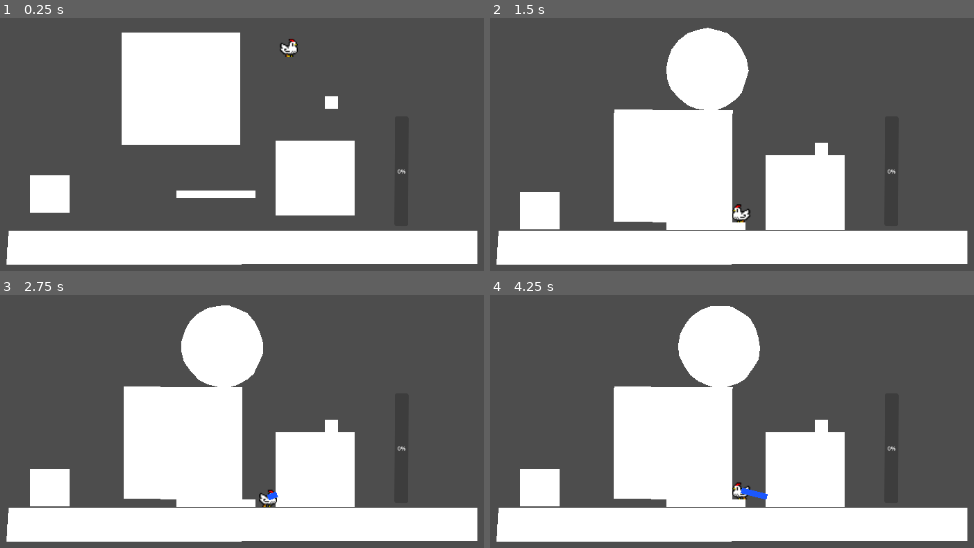
Above: before the commit, frames 1-4 (two rows, left to right).
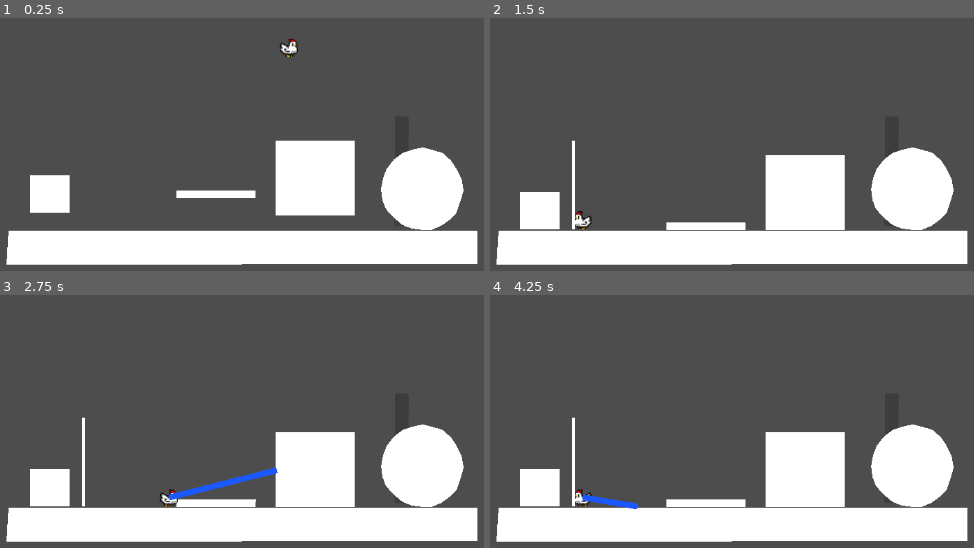
Above: after the commit, the same moments.

Repository: mgi-dev/size-them-up
Game: Godot game, scene res://scenes/main.tscn
Same seed, same stepped clock (60 frames per second), same inputs: the game is played once before the commit and once after it.
Inputs (mouse positions are in pixels of both pictures, inside the frame that each line leads up to):
- Up to frame 1 (0.25 s): no input
- Up to frame 2 (1.5 s): move the mouse to (outside the picture) at 0.52 s; hold Right mouse button (size_down) 0.53-1.28 s; hold A (player_move_right) from 0.53 s (still down); tap Space (player_jump) at 0.77 s; move the mouse to (722, 265) at 1.27 s; click (722, 265) at 1.35 s
- Up to frame 3 (2.75 s): tap Space (player_jump) at 1.52 s; move the mouse to (474, 421) at 2.02 s; release A (player_move_right) at 2.03 s; hold D (player_move_left) from 2.03 s (still down); hold Right mouse button (size_down) from 2.03 s (still down)
- Up to frame 4 (4.25 s): move the mouse to (outside the picture) at 2.77 s; release D (player_move_left) at 2.78 s; release Right mouse button (size_down) at 2.78 s; hold A (player_move_right) from 2.78 s (still down); click (outside the picture) at 2.85 s; tap Space (player_jump) at 3.02, 3.77 s; move the mouse to (outside the picture) at 3.52 s; hold Right mouse button (size_down) from 3.53 s (still down)

The runs differ from the first frame. In frame 1, 15% of the frame differs, in the area x 25-96%, y 5-84%; in frame 2, 20%; in frame 3, 20%; in frame 4, 21%, in the area x 16-96%, y 4-85%.

Commit message:
add segment shape

Diff:
--- a/scenes/main.tscn
+++ b/scenes/main.tscn
@@ -1,9 +1,10 @@
 [gd_scene format=3 uid="uid://bpuivmi2eysui"]
 
-[ext_resource type="PackedScene" uid="uid://c513vd3w5aj6j" path="res://scenes/resizable/ResizableV2.tscn" id="1_o5qli"]
+[ext_resource type="PackedScene" uid="uid://c513vd3w5aj6j" path="res://scenes/resizable/rect_resizable.tscn" id="1_o5qli"]
 [ext_resource type="PackedScene" uid="uid://cdtat8xupelfn" path="res://scenes/ui/size_gauge/size_gauge.tscn" id="2_0wfyh"]
 [ext_resource type="PackedScene" uid="uid://bldfpa3blq6jy" path="res://scenes/characters/player/player.tscn" id="3_sugp2"]
 [ext_resource type="PackedScene" uid="uid://btaph64xx2gfe" path="res://scenes/resizable/oval_resizable.tscn" id="4_jyhfs"]
+[ext_resource type="PackedScene" uid="uid://cfd3uikiuifyx" path="res://scenes/resizable/segment_resizable.tscn" id="5_tbgi4"]
 
 [node name="main" type="Node2D" unique_id=522903474]
 
@@ -29,15 +30,6 @@
 position = Vector2(587, 301)
 scale = Vector2(0.5, 0.5)
 
-[node name="ResizableV4" parent="." unique_id=1337683441 instance=ExtResource("1_o5qli")]
-position = Vector2(271, 74)
-scale = Vector2(3, 3)
-
-[node name="ResizableV5" parent="ResizableV4" unique_id=927560972 instance=ExtResource("1_o5qli")]
-position = Vector2(71.76233, 6.654667)
-scale = Vector2(0.33333334, 0.33333334)
-skew = 0.45378554
-
 [node name="Player" parent="." unique_id=217472232 instance=ExtResource("3_sugp2")]
 position = Vector2(425, 14)
 
@@ -45,4 +37,8 @@
 position = Vector2(81, 226)
 
 [node name="OvalResizable" parent="." unique_id=1772709671 instance=ExtResource("4_jyhfs")]
-position = Vector2(316, -119)
+position = Vector2(618, 246)
+
+[node name="SegmentResizable" parent="." unique_id=110265520 instance=ExtResource("5_tbgi4")]
+position = Vector2(129, -92)
+resize_mode = 2
--- /dev/null
+++ b/scenes/resizable/segment_resizable.tscn
@@ -0,0 +1,18 @@
+[gd_scene format=3 uid="uid://cfd3uikiuifyx"]
+
+[ext_resource type="Script" uid="uid://dm3of42vqtu4u" path="res://scenes/resizable/resizable_v_2.gd" id="1_x3m85"]
+
+[sub_resource type="SegmentShape2D" id="SegmentShape2D_0twtu"]
+a = Vector2(0, -64)
+b = Vector2(0, 64)
+
+[node name="SegmentResizable" type="RigidBody2D" unique_id=501017971 node_paths=PackedStringArray("sprite", "hitbox")]
+script = ExtResource("1_x3m85")
+sprite = NodePath("Polygon2D")
+hitbox = NodePath("CollisionShape2D")
+
+[node name="CollisionShape2D" type="CollisionShape2D" parent="." unique_id=1610755944]
+shape = SubResource("SegmentShape2D_0twtu")
+
+[node name="Polygon2D" type="Polygon2D" parent="." unique_id=1795758011]
+polygon = PackedVector2Array(-2, -64, 2, -64, 2, 64, -2, 64)
Renamed: scenes/resizable/ResizableV2.tscn -> scenes/resizable/rect_resizable.tscn
